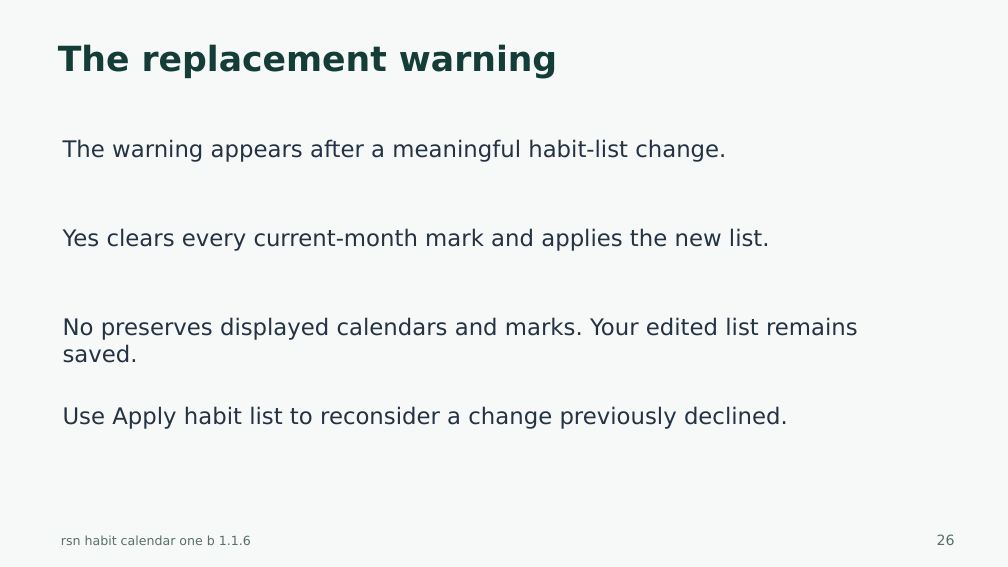
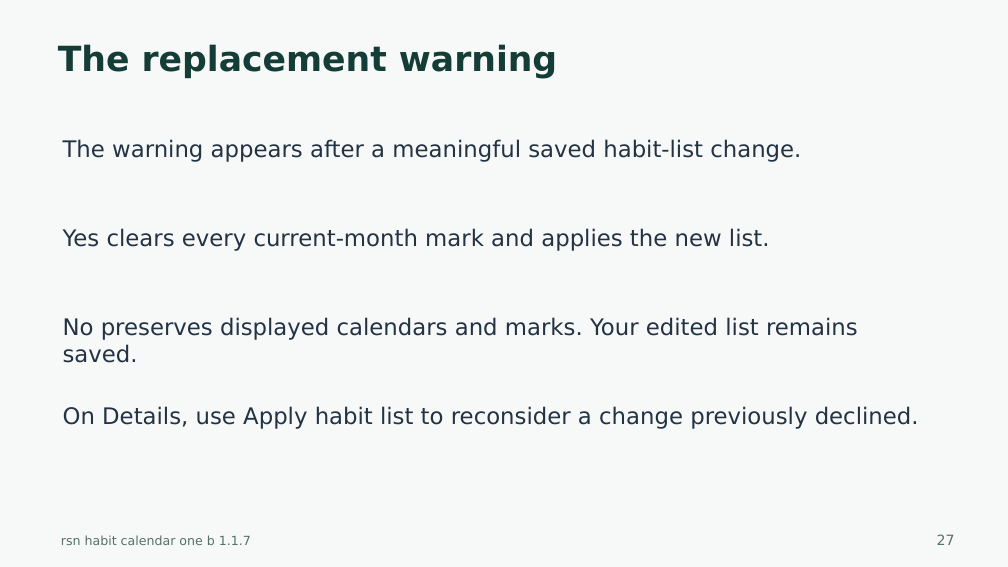
Before and after one commit to harharhari/rsn-habit-tracker-obsidian-plugin, a slide deck: slide 27 of docs/rsn-habit-calendar-one-b-tutorial.pptx (slide 26 before the commit). Drawn at 1008x567 pixels with LibreOffice and Linux fonts; fonts in the diff are those of the drawing. Boxes give left, top, right and bottom in pixels: in the first picture for what was removed or moved away, otherwise in the second. Text is boxed around its words. In the diff, an @@ line names an element or a change of style, - is before the commit and + after.

```diff
--- a/docs/rsn-habit-calendar-one-b-tutorial.pptx
+++ b/docs/rsn-habit-calendar-one-b-tutorial.pptx
@@ text at [63, 139, 801, 162]: text changed @@
-The warning appears after a meaningful habit-list change.
+The warning appears after a meaningful saved habit-list change.
@@ text at [63, 406, 919, 429]: text changed @@
-Use Apply habit list to reconsider a change previously declined.
+On Details, use Apply habit list to reconsider a change previously declined.
@@ text at [61, 535, 251, 545]: text changed @@
-rsn habit calendar one b 1.1.6
+rsn habit calendar one b 1.1.7
@@ text at [937, 534, 955, 545]: text changed @@
-26
+27
```
Also in this commit, not shown: 43 other slides changed, 1 slide added, 34 other files.
